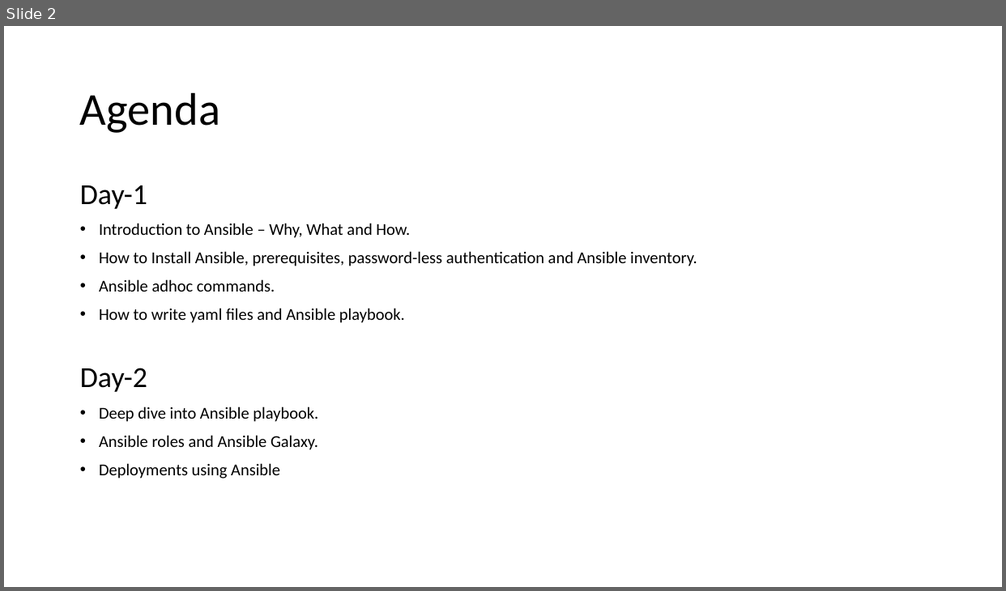
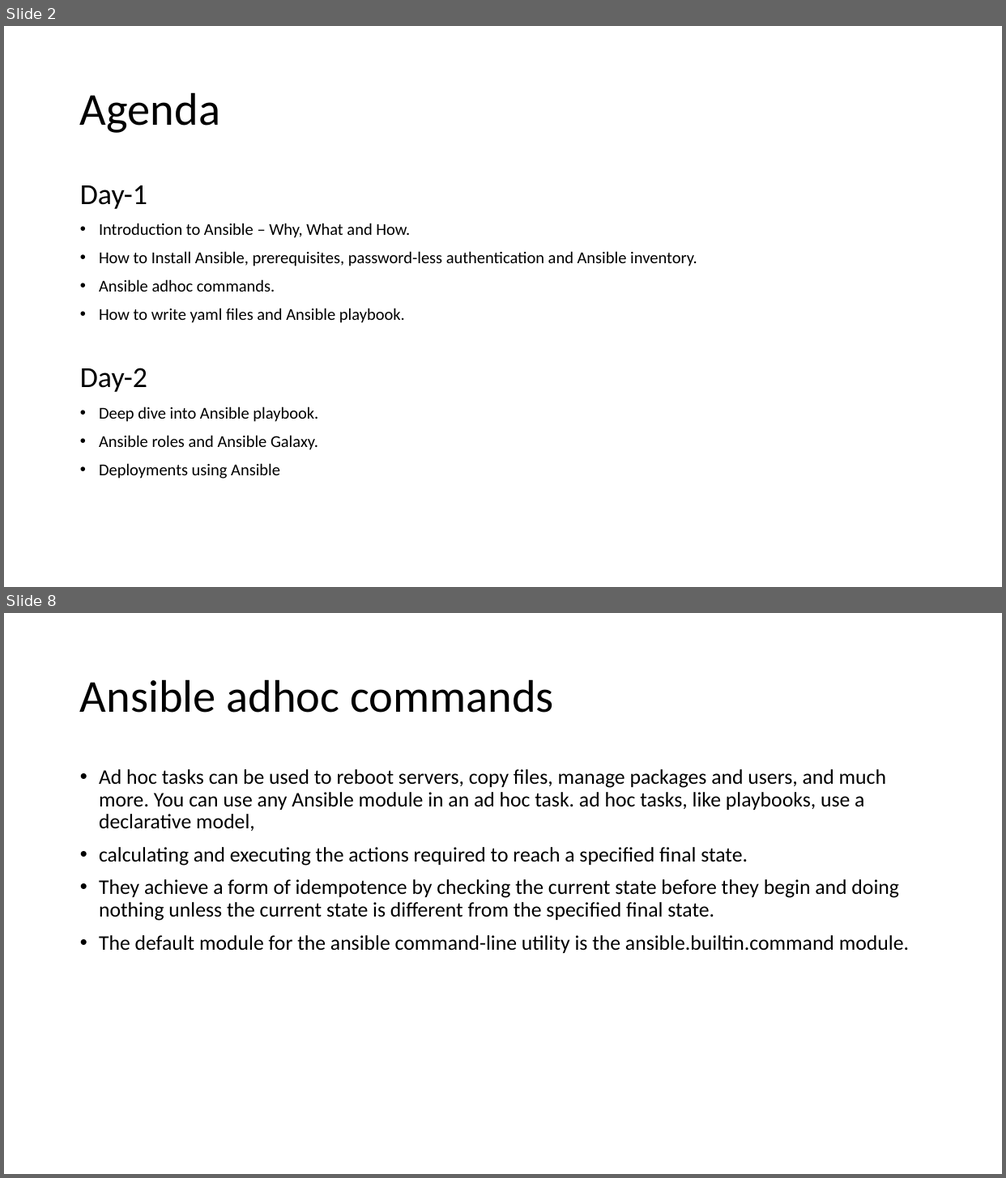
Before and after one commit to abirbandy/ansible-study-material, a slide deck: Introduction to Ansible.pptx. Shown one above the other, each under a label of ours: slide 2 before the commit, slides 2 and 8 after it; the slides between them are not shown. The pictures are 1006x591 and 1006x1178 pixels, drawn with LibreOffice and Linux fonts; fonts in the diff are those of the drawing. Boxes give left, top, right and bottom in pixels: in the first picture for what was removed or moved away, otherwise in the second. Text is boxed around its words. In the diff, an @@ line names an element or a change of style, - is before the commit and + after.

```diff
--- a/Introduction to Ansible.pptx
+++ b/Introduction to Ansible.pptx
@@ slide 8 added at box(4, 613, 1002, 1174), background #FFFFFF @@
@@ title added at box(80, 679, 554, 713), 44 pt, text #000000 @@
+Ansible adhoc commands
@@ text added at box(99, 769, 909, 953), 20 pt, text #000000 @@
+• Ad hoc tasks can be used to reboot servers, copy files, manage packages and users, and much more. You can use any Ansible module in an ad hoc task. ad hoc tasks, like playbooks, use a declarative model,
+• calculating and executing the actions required to reach a specified final state.
+• They achieve a form of idempotence by checking the current state before they begin and doing nothing unless the current state is different from the specified final state.
+• The default module for the ansible command-line utility is the ansible.builtin.command module.
```
Also in this commit, not shown: 5 slides changed, 18 other slides added, 1 slide removed.
